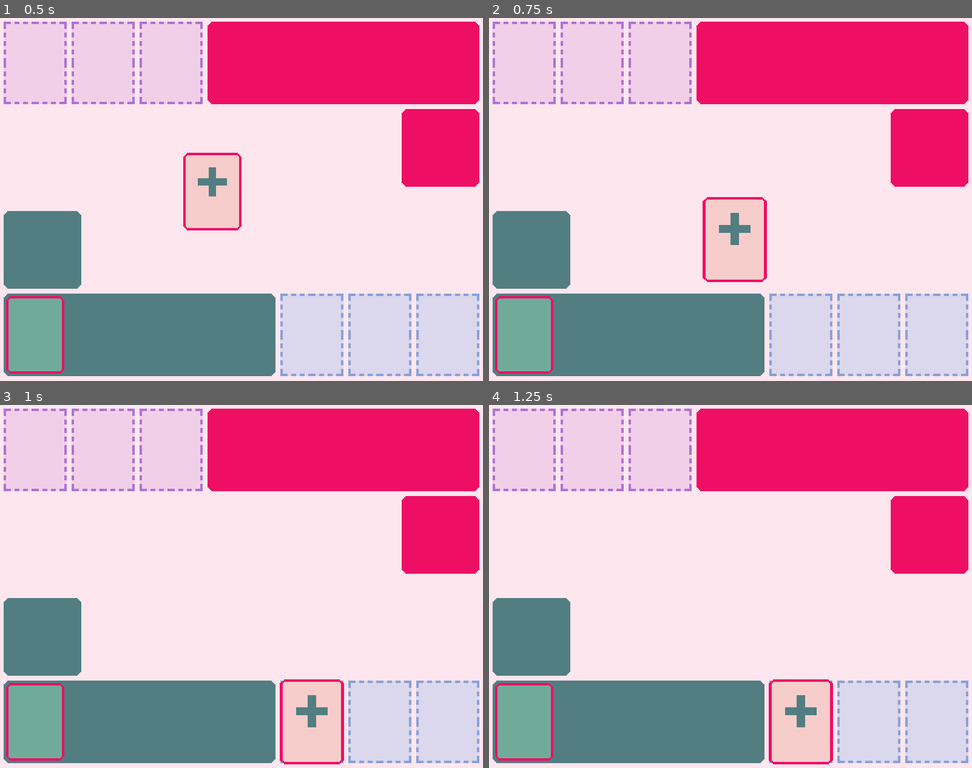
Above: before the commit, frames 1-4 (two rows, left to right).
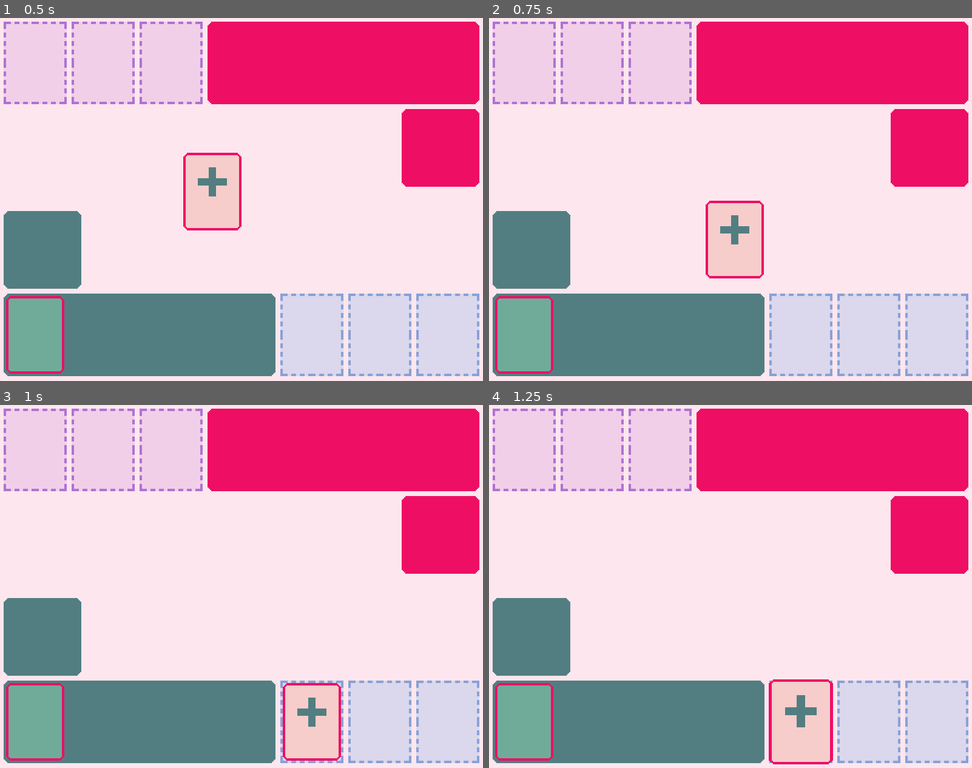
Above: after the commit, the same moments.

Repository: ajulo-awow/shifty_shuffle_new
Game: Godot game, scene res://scenes/managers/game_manager.tscn
Same seed, same stepped clock (60 frames per second), same inputs: the game is played once before the commit and once after it.
Inputs (mouse positions are in pixels of both pictures, inside the frame that each line leads up to):
- Up to frame 1 (0.5 s): no input
- Up to frame 2 (0.75 s): tap Enter at 0.5 s; drag from (701, 192) to (802, 333) at 0.52 s
- Up to frame 3 (1 s): no input
- Up to frame 4 (1.25 s): no input

Frame 1 is identical in both runs. In frame 2, 0.9% of the frame differs, in the area x 44-58%, y 49-73%; in frame 3, 0.9%; in frame 4, nothing differs.

Commit message:
fix: hover effect FULLY FIXED

Diff:
--- a/scripts/managers/card_manager.gd
+++ b/scripts/managers/card_manager.gd
@@ -15,15 +15,27 @@
 		card_being_dragged.position = Vector2(clamp(mouse_pos.x, 0, screen_size.x),
 		clamp(mouse_pos.y, 0, screen_size.y))
 
+
 func _input(event):
 	if event is InputEventMouseButton and event.button_index == MOUSE_BUTTON_LEFT:
 		if event.pressed:
 			var card = raycast_check_for_card()
 			if card:
-				card_being_dragged = card
+				start_drag(card)
 		else:
-			card_being_dragged = null
+			if card_being_dragged:
+				finish_drag()
 
+
+func start_drag(card):
+	card.scale = Vector2(1, 1)
+	card_being_dragged = card
+
+
+func finish_drag():
+	card_being_dragged.scale = Vector2(1.1, 1.1)
+	card_being_dragged = card_being_dragged
+	card_being_dragged = null
 
 func connect_card_signals(card):
 	card.connect("hovered", on_hovered_over_card)
